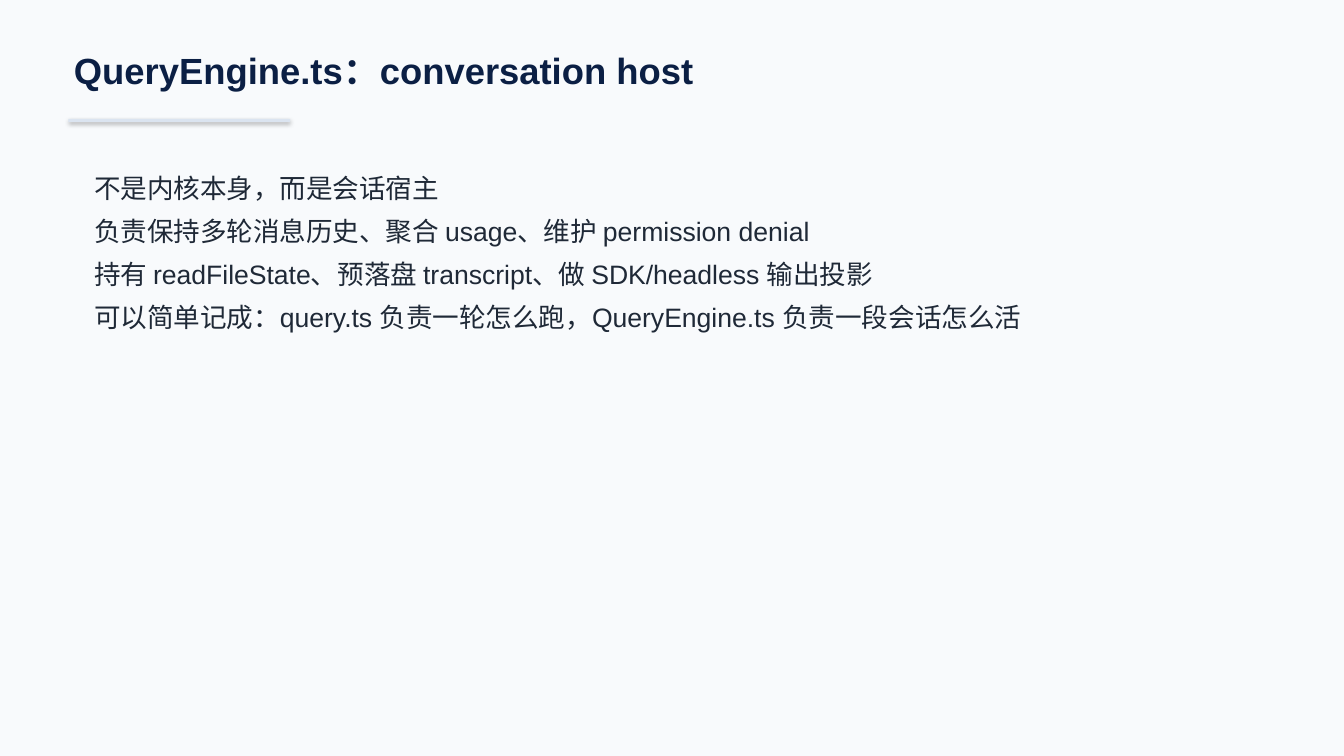
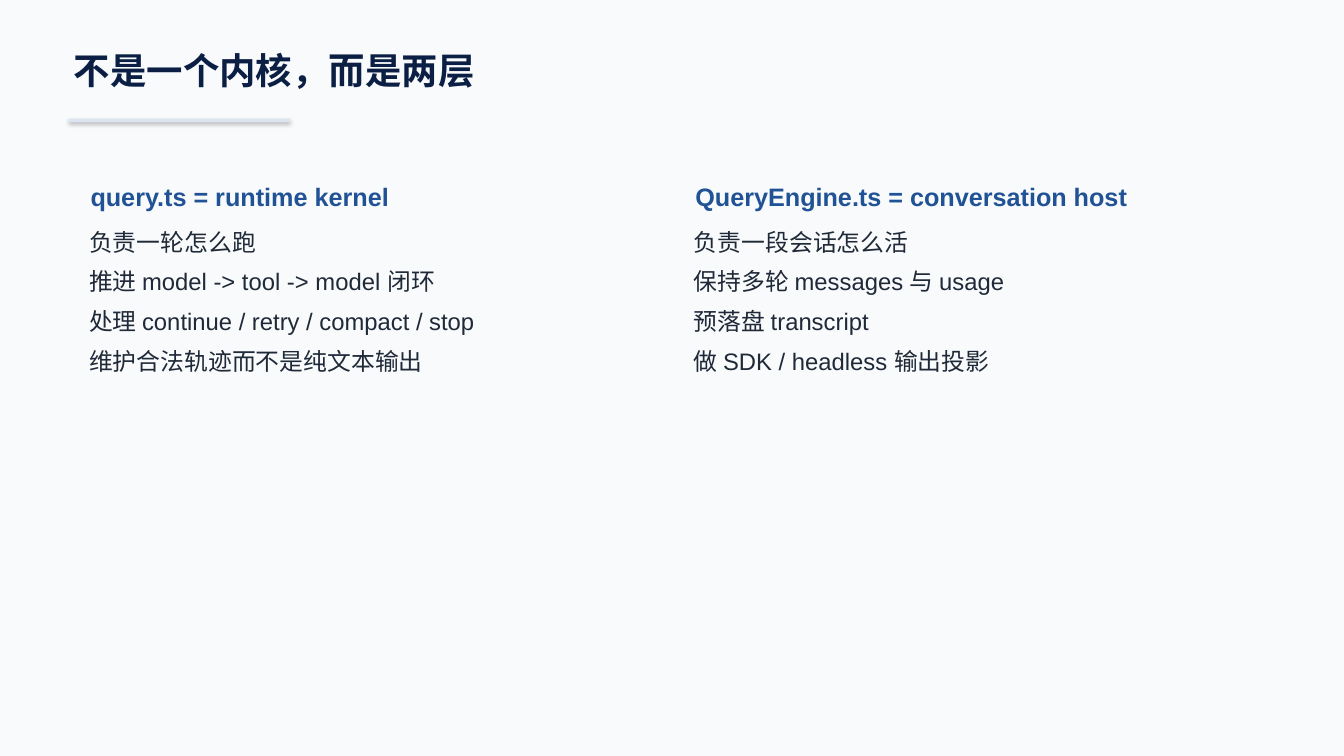
Before and after one commit to boboliu-1010/ccode, a slide deck: slide 6 of docs/zh/00-代码总览与运行时走读-WPS兼容版.pptx (slide 8 before the commit). Drawn at 1344x756 pixels with LibreOffice and Linux fonts; fonts in the diff are those of the drawing. Boxes give left, top, right and bottom in pixels: in the first picture for what was removed or moved away, otherwise in the second. Text is boxed around its words. In the diff, an @@ line names an element or a change of style, - is before the commit and + after.

```diff
--- a/docs/zh/00-代码总览与运行时走读-WPS兼容版.pptx
+++ b/docs/zh/00-代码总览与运行时走读-WPS兼容版.pptx
@@ text at box(74, 53, 475, 89): text changed @@
-QueryEngine.ts：conversation host
+不是一个内核，而是两层
@@ text removed at box(94, 175, 1021, 333) @@
-不是内核本身，而是会话宿主
-负责保持多轮消息历史、聚合 usage、维护 permission denial
-持有 readFileState、预落盘 transcript、做 SDK/headless 输出投影
-可以简单记成：query.ts 负责一轮怎么跑，QueryEngine.ts 负责一段会话怎么活
@@ text added at box(91, 187, 389, 212), 18 pt, text #205295, bold @@
+query.ts = runtime kernel
@@ text added at box(695, 187, 1127, 212), 18 pt, text #205295, bold @@
+QueryEngine.ts = conversation host
@@ text added at box(89, 231, 474, 372), 17 pt, text #1F2937 @@
+负责一轮怎么跑
+推进 model -> tool -> model 闭环
+处理 continue / retry / compact / stop
+维护合法轨迹而不是纯文本输出
@@ text added at box(694, 231, 1004, 372), 17 pt, text #1F2937 @@
+负责一段会话怎么活
+保持多轮 messages 与 usage
+预落盘 transcript
+做 SDK / headless 输出投影
```
Also in this commit, not shown: 1 other slide changed, 8 slides added, 3 slides removed, 1 other file.
